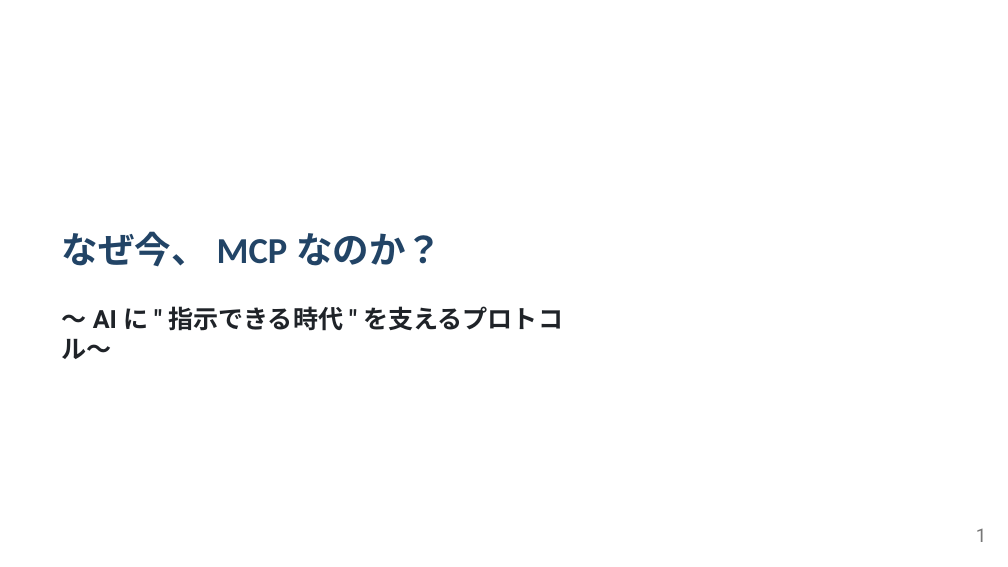
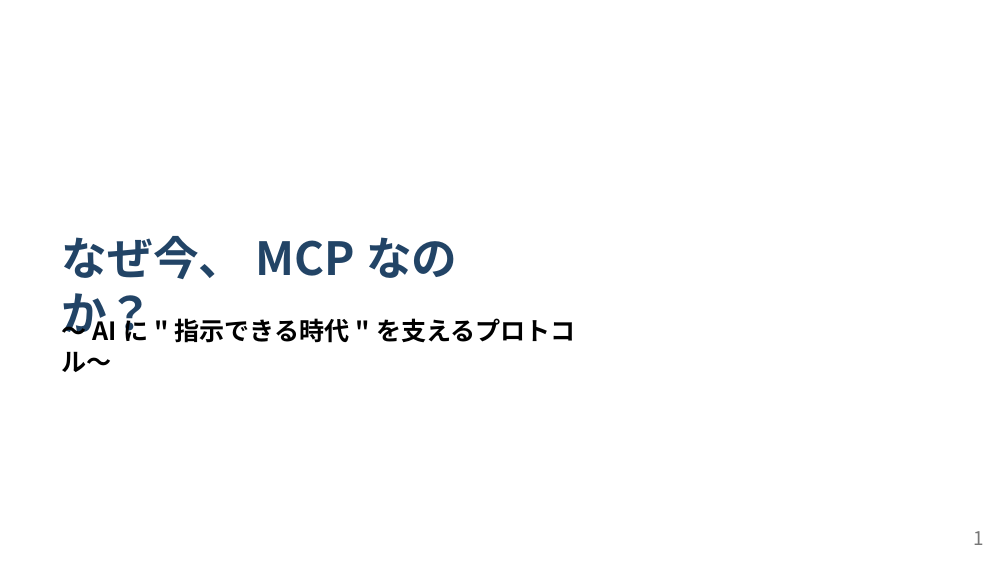
Before and after one commit to ShunsukeTamura06/mcp-study-materials, a slide deck: slide 1 of mcp-introduction.pptx. Drawn at 1008x567 pixels with LibreOffice and Linux fonts; fonts in the diff are those of the drawing. Boxes give left, top, right and bottom in pixels: in the first picture for what was removed or moved away, otherwise in the second. Text is boxed around its words. In the diff, an @@ line names an element or a change of style, - is before the commit and + after.

```diff
--- a/mcp-introduction.pptx
+++ b/mcp-introduction.pptx
@@ text "なぜ今、MCPなのか？" at [62, 236, 245, 279]: size 34.8 to 43.5 pt; font Arial to Noto Sans CJK JP, font Calibri to Noto Sans CJK JP in "なぜ今、MCPなのか？" @@
@@ text at [62, 315, 576, 372]: text changed; font Arial to Noto Sans CJK JP; text colour #1F2328 to #000000 @@
-〜AIに"指⽰できる時代"を⽀えるプロトコル〜
+〜AIに"指示できる時代"を支えるプロトコル〜
@@ text "1" at [974, 531, 984, 545]: font Roboto to Noto Sans CJK JP @@
```
Also in this commit, not shown: 17 other slides changed, 1 slide added, 1 slide removed, 1 other file.
